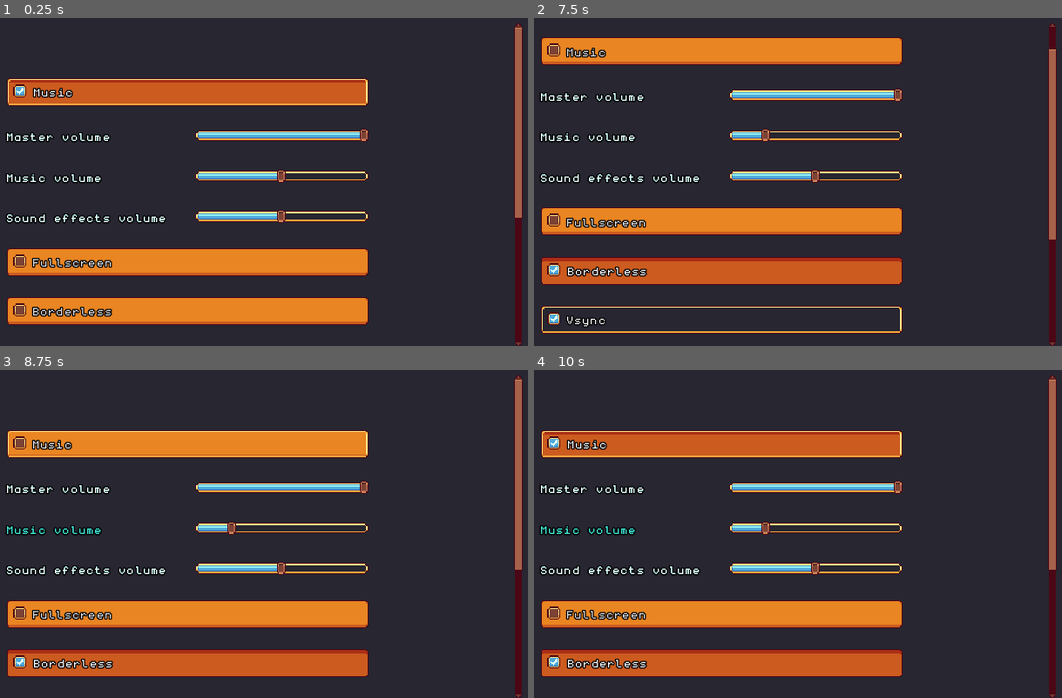
Above: before the commit, frames 1-4 (two rows, left to right).
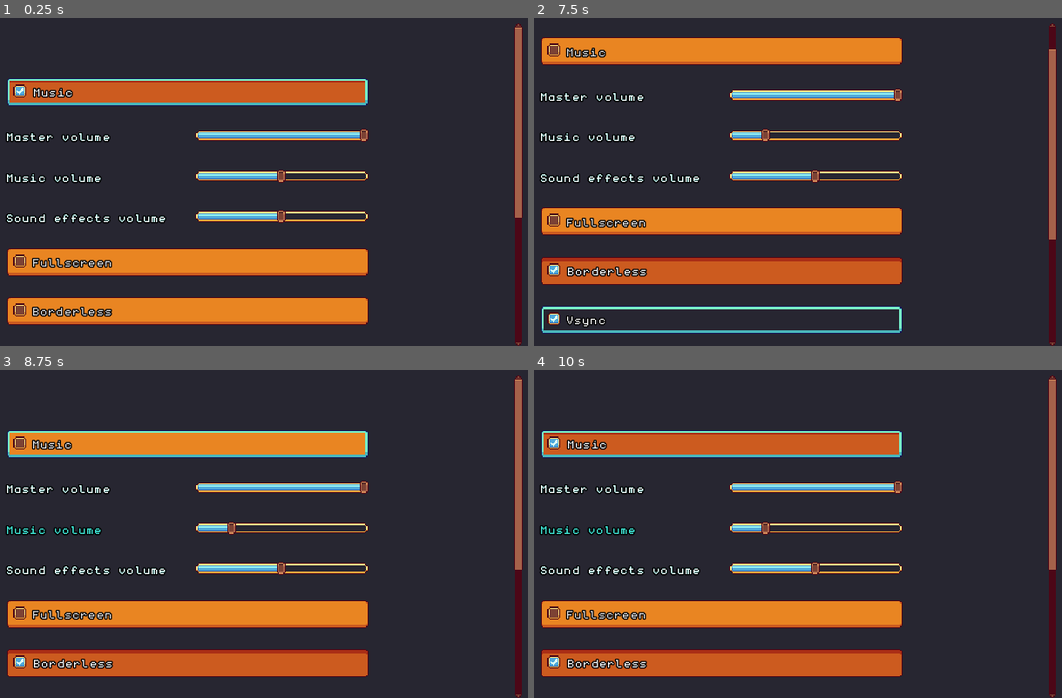
Above: after the commit, the same moments.

Repository: Smartkin/i-wanna-go-through-time-game-jam-edition
Game: Godot game, scene res://Rooms/Options.tscn
Two runs of this game, one before a commit and one after it. Both use one fixed random seed, a clock stepped at 60 frames per second and the inputs below. This scene is started directly instead of the project's main scene. Sound files missing from this copy of the repository are replaced by a short silence.
Inputs (mouse positions are in pixels of both pictures, inside the frame that each line leads up to):
- Up to frame 1 (0.25 s): no input
- Up to frame 2 (7.5 s): click "Borderless" at 0.5 s; click "Music" at 1.25 s; tap Enter at 2 s; drag from (729, 185) to (798, 63) at 2.02 s; drag from (592, 168) to (697, 227) at 2.77 s; move the mouse to (798, 63) at 3.52 s; hold Right (right) 3.53-4.25 s; tap X (dash) at 3.6, 5.1, 6.6 s; tap R (restart) every 0.75 s from 4.25 to 6.5 s; drag from (697, 227) to (outside the picture) at 4.27 s; move the mouse to (940, 208) at 5.02 s; hold Left (left) 5.03-5.75 s; tap Shift (jump) at 5.27 s; drag from (outside the picture) to (623, 50) at 5.77 s; move the mouse to (766, 149) at 6.52 s; hold Down (down) 6.53-7.25 s; click (766, 149) at 6.67 s; click "Vsync" at 7.25 s
- Up to frame 3 (8.75 s): tap R (restart) at 8 s; drag from (89, 402) to (58, 520) at 8.02 s
- Up to frame 4 (10 s): move the mouse to (882, 481) at 8.77 s; hold Up (up) 8.78-9.5 s; tap X (dash) at 8.85 s; tap Shift (jump) at 9.02 s; drag from (592, 520) to (697, 579) at 9.52 s

The runs differ from the first frame. In frame 1, 1.3% of the frame differs, in the area x 1-70%, y 18-27%; in frame 2, 1.5%, in the area x 1-70%, y 87-97%; in frame 3, 1.3%; in frame 4, 1.3%.

Commit message:
Made the UI focus more noticeable

Diff:
--- a/Rooms/Options.tscn
+++ b/Rooms/Options.tscn
@@ -43,7 +43,7 @@
 script = ExtResource( 13 )
 
 [node name="MarginContainer" type="MarginContainer" parent="ScrollContainer"]
-margin_right = 440.0
+margin_right = 592.0
 margin_bottom = 506.0
 size_flags_horizontal = 3
 size_flags_vertical = 3
--- a/Themes/default_theme.tres
+++ b/Themes/default_theme.tres
@@ -32,13 +32,13 @@
 margin_top = 4.0
 margin_bottom = 4.0
 
-[sub_resource type="StyleBoxTexture" id=3]
+[sub_resource type="StyleBoxTexture" id=14]
 texture = ExtResource( 3 )
 region_rect = Rect2( 0, 0, 16, 16 )
-margin_left = 4.0
-margin_right = 4.0
-margin_top = 4.0
-margin_bottom = 4.0
+margin_left = 3.0
+margin_right = 3.0
+margin_top = 3.0
+margin_bottom = 3.0
 
 [sub_resource type="StyleBoxTexture" id=1]
 texture = ExtResource( 2 )
@@ -127,9 +127,10 @@
 
 [resource]
 Button/colors/font_color_disabled = Color( 0.647059, 0.537255, 0.509804, 1 )
+Button/constants/hseparation = 4
 Button/fonts/font = ExtResource( 14 )
 Button/styles/disabled = SubResource( 5 )
-Button/styles/focus = SubResource( 3 )
+Button/styles/focus = SubResource( 14 )
 Button/styles/hover = SubResource( 1 )
 Button/styles/normal = SubResource( 2 )
 Button/styles/pressed = SubResource( 4 )
Binary file changed: Sprites/UI/theme_assets.ase
Binary file changed: Sprites/UI/theme_button_focus.png
